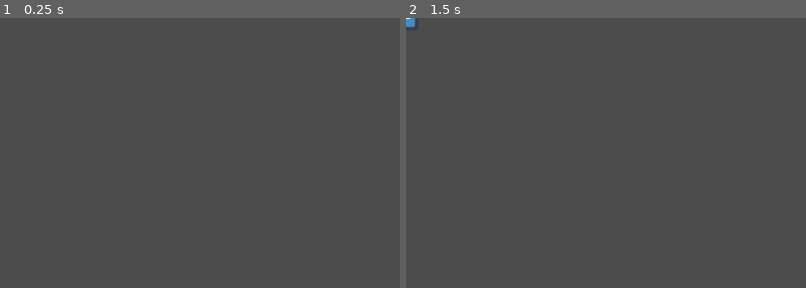
Above: before the commit, frames 1-2 (left to right).
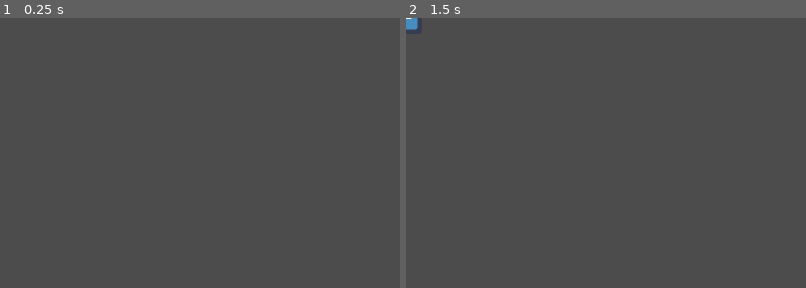
Above: after the commit, the same moments.

Repository: yosuanicolaus/godot-practice
Game: Godot game, scene res://practice/practice.tscn
The game is run twice, just before and just after one commit, with the same random seed, the same clock (stepped at 60 frames per second) and the same inputs. The engine's default icon, where the game draws it, is replaced by a stand-in: a white triangle on a blue panel in a dark square.
Inputs (mouse positions are % of the whole screen's width and height, from its top left):
- Up to frame 1 (0.25 s): no input
- Up to frame 2 (1.5 s): tap Enter (ui_accept) at 0.5, 0.77, 1.25 s; move the mouse to (72, 39) at 0.52 s; hold Right (ui_right) 0.53-1.28 s; click (72, 39) at 0.67 s; move the mouse to (30, 48) at 1.27 s; hold Down (ui_down) from 1.28 s (still down)
The pictures show only the part of the screen within x 0-50%, y 0-50%; the shares and areas given below are measured in that part.
In our replay, the window is 800x468 before the commit and 720x540 after it. These sizes can differ from the game's own. Grey fills any space a smaller window leaves; there, only what the larger window draws over its background counts as a difference.

The runs differ from the first frame. In frame 1, only the window size differs. In frame 2, less than 0.1% of the frame differs, in the area x 0-3%, y 0-5%.

Commit message:
setup game display and paths for mobs

Diff:
--- a/first-3d-game/Main.tscn
+++ b/first-3d-game/Main.tscn
@@ -7,6 +7,17 @@
 
 [sub_resource type="CubeMesh" id=2]
 size = Vector3( 60, 2, 60 )
+
+[sub_resource type="CylinderMesh" id=3]
+
+[sub_resource type="SpatialMaterial" id=4]
+albedo_color = Color( 1, 0.286275, 0, 1 )
+
+[sub_resource type="Curve3D" id=5]
+_data = {
+"points": PoolVector3Array( 0, 0, 0, 0, 0, 0, -15.9409, 0, -16.0036, 0, 0, 0, 0, 0, 0, 15.8153, 0, -16.0036, 0, 0, 0, 0, 0, 0, 16.251, 0, 16.0314, 0, 0, 0, 0, 0, 0, -15.9581, 0, 16.0314, 0, 0, 0, 0, 0, 0, -15.9409, 0, -16.0036 ),
+"tilts": PoolRealArray( 0, 0, 0, 0, 0 )
+}
 
 [node name="Main" type="Node"]
 
@@ -32,3 +43,39 @@
 transform = Transform( 1, 0, 0, 0, 1, 0, 0, 0, 1, 0, 0, 19 )
 projection = 1
 size = 19.04
+
+[node name="Cylinders" type="Spatial" parent="."]
+
+[node name="Cylinders" type="Spatial" parent="Cylinders"]
+transform = Transform( 1, 0, 0, 0, 1, 0, 0, 0, 1, -16, 1, -16 )
+
+[node name="MeshInstance" type="MeshInstance" parent="Cylinders/Cylinders"]
+mesh = SubResource( 3 )
+material/0 = SubResource( 4 )
+
+[node name="Cylinders2" type="Spatial" parent="Cylinders"]
+transform = Transform( 1, 0, 0, 0, 1, 0, 0, 0, 1, -16, 1, 16 )
+
+[node name="MeshInstance" type="MeshInstance" parent="Cylinders/Cylinders2"]
+mesh = SubResource( 3 )
+material/0 = SubResource( 4 )
+
+[node name="Cylinders3" type="Spatial" parent="Cylinders"]
+transform = Transform( 1, 0, 0, 0, 1, 0, 0, 0, 1, 16, 1, -16 )
+
+[node name="MeshInstance" type="MeshInstance" parent="Cylinders/Cylinders3"]
+mesh = SubResource( 3 )
+material/0 = SubResource( 4 )
+
+[node name="Cylinders4" type="Spatial" parent="Cylinders"]
+transform = Transform( 1, 0, 0, 0, 1, 0, 0, 0, 1, 16, 1, 16 )
+
+[node name="MeshInstance" type="MeshInstance" parent="Cylinders/Cylinders4"]
+mesh = SubResource( 3 )
+material/0 = SubResource( 4 )
+
+[node name="SpawnPath" type="Path" parent="."]
+curve = SubResource( 5 )
+
+[node name="SpawnLocation" type="PathFollow" parent="SpawnPath"]
+transform = Transform( 1, 0, 0, 0, 1, 0, 0, 0, 1, -15.9409, 0, -16.0036 )
--- a/first-3d-game/Mob.tscn
+++ b/first-3d-game/Mob.tscn
@@ -1,12 +1,14 @@
-[gd_scene load_steps=3 format=2]
+[gd_scene load_steps=4 format=2]
 
 [ext_resource path="res://first-3d-game/art/mob.glb" type="PackedScene" id=1]
+[ext_resource path="res://first-3d-game/Mob.gd" type="Script" id=2]
 
 [sub_resource type="CapsuleShape" id=1]
 radius = 0.59
 height = 1.84
 
 [node name="Mob" type="KinematicBody"]
+script = ExtResource( 2 )
 
 [node name="Pivot" type="Spatial" parent="."]
 
@@ -18,3 +20,5 @@
 
 [node name="VisibilityNotifier" type="VisibilityNotifier" parent="."]
 transform = Transform( 1.34007, 0, 0, 0, 0.704064, 0, 0, 0, 1.68998, 0, 0.314538, 0.30308 )
+
+[connection signal="screen_exited" from="VisibilityNotifier" to="." method="_on_VisibilityNotifier_screen_exited"]
--- a/project.godot
+++ b/project.godot
@@ -14,6 +14,11 @@
 run/main_scene="res://practice/practice.tscn"
 config/icon="res://icon.png"
 
+[display]
+
+window/size/width=720
+window/size/height=540
+
 [physics]
 
 common/enable_pause_aware_picking=true
Not shown: 1 places in first-3d-game/Main.tscn that only renumber resources
